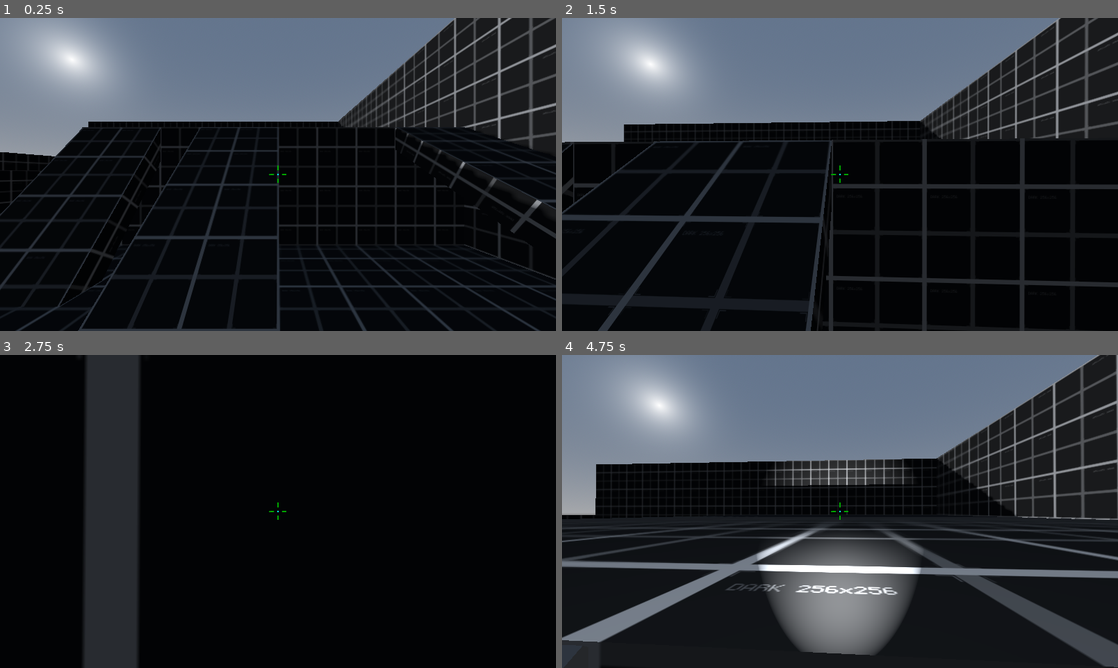
Above: before the commit, frames 1-4 (two rows, left to right).
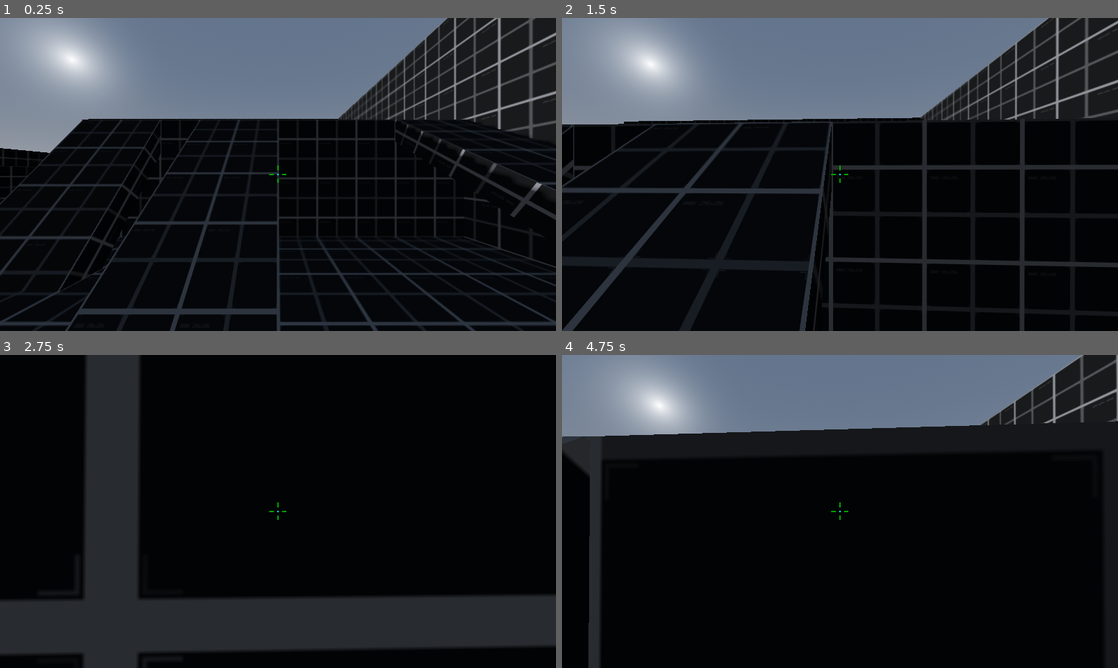
Above: after the commit, the same moments.

Repository: rbarongr/GodotFirstPersonController
Game: Godot game, scene res://Sandbox.tscn
The game is run twice, just before and just after one commit, with the same random seed, the same clock (stepped at 60 frames per second) and the same inputs.
Inputs (mouse positions are in pixels of both pictures, inside the frame that each line leads up to):
- Up to frame 1 (0.25 s): no input
- Up to frame 2 (1.5 s): tap Enter at 0.5 s; move the mouse to (867, 174) at 0.52 s; hold Ctrl (move_crouch) 0.53-1.28 s; hold W (move_forward) from 0.53 s (still down); tap Space (jump) at 0.77 s; tap Shift (move_walk) at 0.8, 1.35 s; move the mouse to (812, 174) at 1.27 s
- Up to frame 3 (2.75 s): keep holding W (move_forward); tap Space (jump) at 1.52 s; tap Ctrl (move_crouch) at 1.55 s; move the mouse to (289, 505) at 2.02 s; hold Shift (move_walk) from 2.03 s (still down); tap F (flashlight_toggle) at 2.1 s
- Up to frame 4 (4.75 s): keep holding W (move_forward); tap Space (jump) at 2.75, 3.02, 3.77, 4.52 s; move the mouse to (834, 517) at 2.77 s; release Shift (move_walk) at 2.78 s; tap Ctrl (move_crouch) at 2.85, 4.35 s; move the mouse to (878, 514) at 3.52 s; hold Shift (move_walk) 3.53-4.28 s; move the mouse to (795, 508) at 4.27 s

The runs differ from the first frame. In frame 1, 16% of the frame differs, in the area x 0-100%, y 0-100%; in frame 2, 16%; in frame 3, 15%; in frame 4, 35%.

Commit message:
crouching height and speed control via vertical raycast

Diff:
--- a/Player/player.gd
+++ b/Player/player.gd
@@ -29,6 +29,7 @@
 var jumping_secondary: bool = false
 var jump_hold: bool = false
 
+var walking: bool = false
 var crouching: bool = false
 
 var mouse_captured: bool = false
@@ -46,6 +47,7 @@
 @onready var player_capsule: CollisionShape3D = $CShape
 @onready var camera: Camera3D = $Camera
 @onready var flashlight: SpotLight3D = $Camera/PlayerFlashlight
+@onready var raycast_vertical: RayCast3D = $CollisionRayTop
 
 func _ready() -> void:
 	capture_mouse()
@@ -54,13 +56,14 @@
 func _input(event: InputEvent) -> void:
 	if event is InputEventMouseMotion: look_dir = event.relative * 0.01
 
-	if Input.is_action_pressed("move_walk"): speed = speed_walk
+	if Input.is_action_pressed("move_walk"):
+		walking = true
+	if Input.is_action_just_released("move_walk"):
+		walking = false
 	if Input.is_action_just_released("move_walk"): speed = speed_run
 	if Input.is_action_pressed("move_crouch"):
-		speed = speed_crouched
 		crouching = true
 	if Input.is_action_just_released("move_crouch"):
-		speed = speed_run
 		crouching = false
 
 	if Input.is_action_just_pressed("jump"):
@@ -101,6 +104,16 @@
 	var _forward: Vector3 = camera.transform.basis * Vector3(move_dir.x, 0, move_dir.y)
 	var walk_dir: Vector3 = Vector3(_forward.x, 0, _forward.z).normalized()
 
+	if raycast_vertical.is_colliding():
+		if player_capsule.shape.height < player_height_default:
+			speed = speed_crouched
+	elif crouching:
+		speed = speed_crouched
+	elif walking:
+		speed = speed_walk
+	else:
+		speed = speed_run
+
 	walk_vel = walk_vel.move_toward(walk_dir * speed * move_dir.length(), acceleration * delta)
 	return walk_vel
 
@@ -130,6 +143,6 @@
 func _process(delta: float):
 	if crouching:
 		player_capsule.shape.height -= speed_crouching * delta
-	else:
+	elif not raycast_vertical.is_colliding():
 		player_capsule.shape.height += speed_crouching * delta
 	player_capsule.shape.height = clamp(player_capsule.shape.height, player_height_crouching, player_height_default)
--- a/Player/player.tscn
+++ b/Player/player.tscn
@@ -15,7 +15,7 @@
 shape = SubResource("CapsuleShape3D_3rsb5")
 
 [node name="Camera" type="Camera3D" parent="."]
-transform = Transform3D(1, 0, 0, 0, 1, 0, 0, 0, 1, 0, 1.7, 0)
+transform = Transform3D(1, 0, 0, 0, 1, 0, 0, 0, 1, 0, 1.49833, 0)
 fov = 80.0
 
 [node name="PlayerFlashlight" type="SpotLight3D" parent="Camera"]
@@ -46,3 +46,8 @@
 layout_mode = 2
 texture = ExtResource("2_bg6hw")
 stretch_mode = 5
+
+[node name="CollisionRayTop" type="RayCast3D" parent="."]
+transform = Transform3D(1, 0, 0, 0, 1, 0, 0, 0, 1, 0, 1.50126, 0)
+target_position = Vector3(0, 0.3, 0)
+collide_with_areas = true
